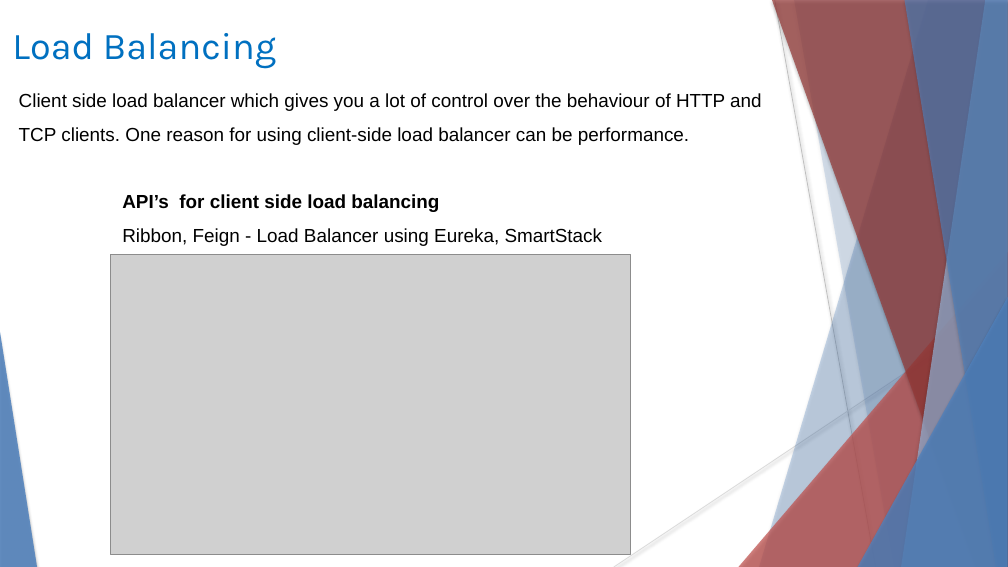
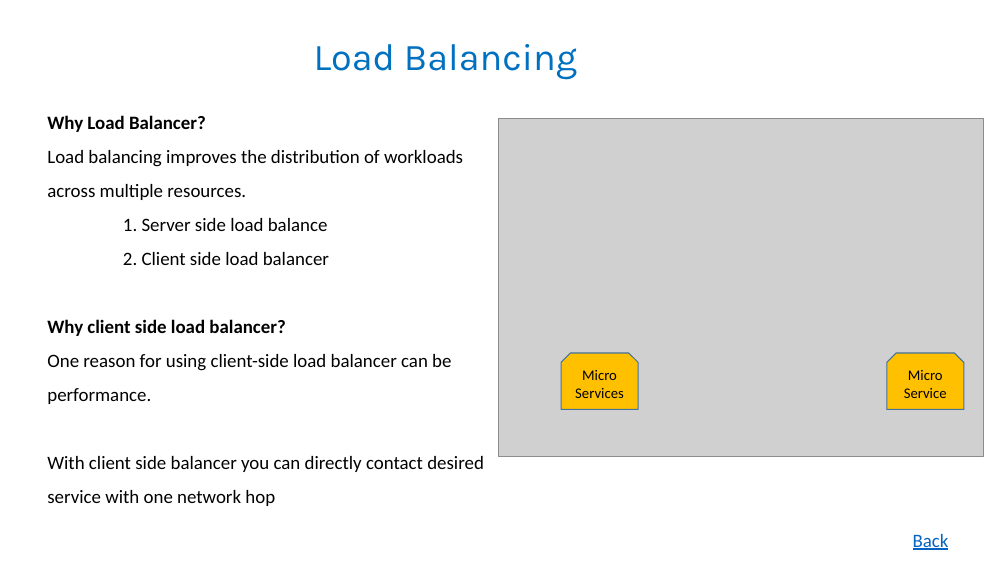
Before and after one commit to rameshbgm/Microservice, a slide deck: slide 17 of Micro Services.pptx (slide 16 before the commit). Drawn at 1008x567 pixels with LibreOffice and Linux fonts; fonts in the diff are those of the drawing; grey boxes stand for pictures. Boxes give left, top, right and bottom in pixels: in the first picture for what was removed or moved away, otherwise in the second. Text is boxed around its words. In the diff, an @@ line names an element or a change of style, - is before the commit and + after.

Commit message:
PPT

```diff
--- a/Micro Services.pptx
+++ b/Micro Services.pptx
@@ title "Load Balancing" at box(314, 44, 577, 80): alignment left to centre; vertical alignment middle to bottom @@
@@ freeform shape removed at box(759, 0, 1008, 567) @@
@@ freeform shape removed at box(772, 0, 1008, 567) @@
@@ line removed from (775, 0) to (876, 567) @@
@@ freeform shape removed at box(794, 0, 1008, 567) @@
@@ freeform shape removed at box(901, 0, 1008, 567) @@
@@ freeform shape removed at box(904, 0, 1008, 567) @@
@@ text at box(47, 115, 484, 506): text changed; font Arial to Calibri @@
-  Client side load balancer which gives you a lot of control over the behaviour of HTTP and TCP clients. One reason for using client-side load balancer can be performance.
+Why Load Balancer?
+Load balancing improves the distribution of workloads across multiple resources.
+1. Server side load balance
+2. Client side load balancer
+Why client side load balancer?
+One reason for using client-side load balancer can be performance.
+With client side balancer you can directly contact desired service with one network hop
@@ picture: place and size @@
-picture at box(110, 254, 631, 554)
+picture at box(499, 118, 984, 456)
@@ text removed at box(122, 194, 603, 246) @@
-  API’s for client side load balancing
-  Ribbon, Feign - Load Balancer using Eureka, SmartStack
@@ triangle removed at box(739, 252, 1008, 567) @@
@@ triangle removed at box(858, 297, 1008, 567) @@
@@ line removed from (1008, 305) to (614, 567) @@
@@ triangle removed at box(0, 332, 37, 567) @@
@@ snip same rect added at box(561, 353, 638, 409), fill #FFC000, outline #43739E 1 pt, 14 pt, text #000000 @@
+Micro Services
@@ snip same rect added at box(887, 353, 964, 409), fill #FFC000, outline #43739E 1 pt, 14 pt, text #000000 @@
+Micro Service
@@ text added at box(913, 534, 949, 550), 18 pt, text #0563C1, underline @@
+Back
```
Also in this commit, not shown: 16 other slides changed, 4 slides added, 6 slides removed.
